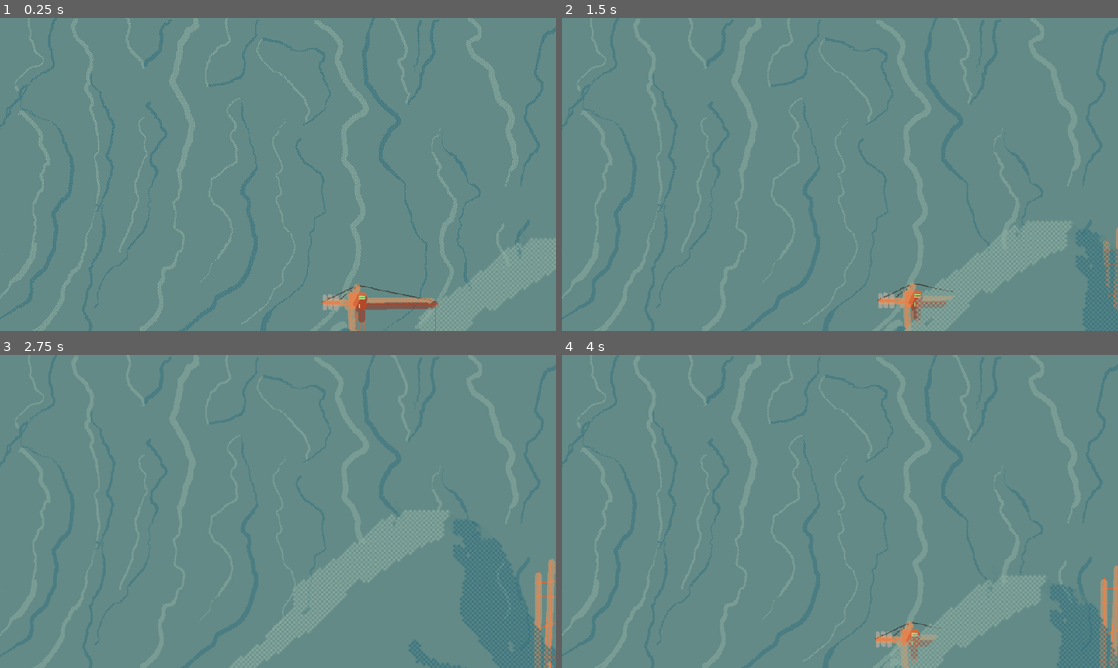
Above: before the commit, frames 1-4 (two rows, left to right).
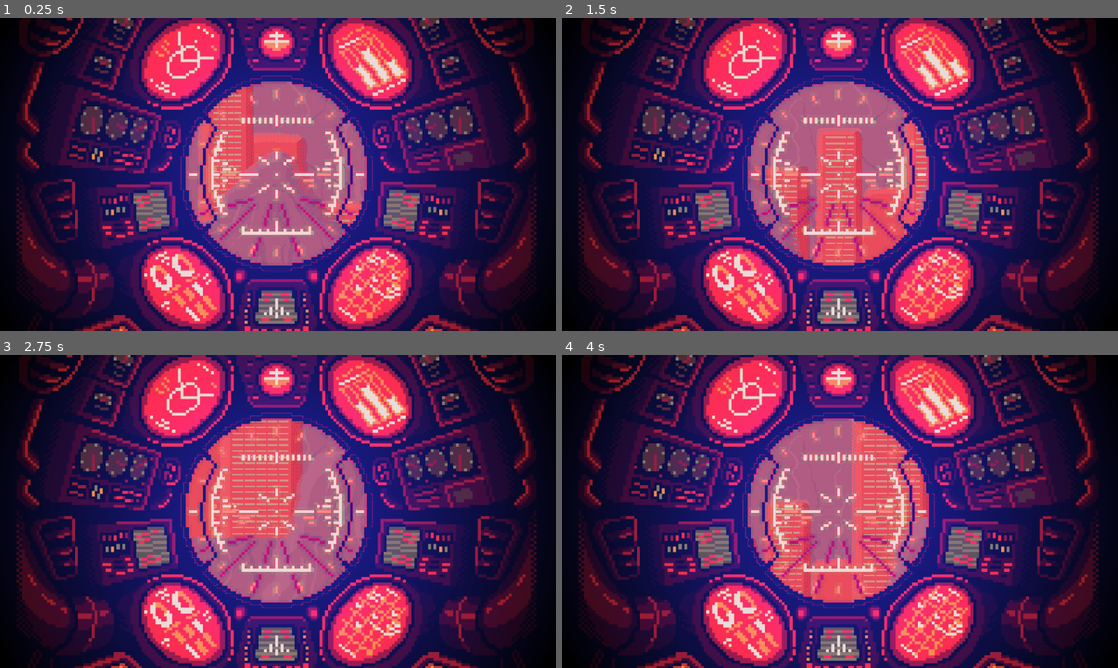
Above: after the commit, the same moments.

Repository: romainringenbach/DeepBlue
Game: Godot game, scene res://WorldEnvironment.tscn
Same seed, same stepped clock (60 frames per second), same inputs: the game is played once before the commit and once after it.
Inputs:
- Up to frame 1 (0.25 s): no input
- Up to frame 2 (1.5 s): tap Enter at 0.5 s; hold Right (ui_right) 0.53-1.28 s; hold Down (ui_down) from 1.28 s (still down)
- Up to frame 3 (2.75 s): release Down (ui_down) at 2.03 s; hold Right (ui_right) from 2.03 s (still down)
- Up to frame 4 (4 s): release Right (ui_right) at 2.78 s; hold Up (ui_up) 2.78-3.53 s; hold Left (ui_left) from 3.53 s (still down)

The runs differ from the first frame. In frame 1, 100% of the frame differs, in the area x 0-100%, y 0-100%; in frame 2, 100%; in frame 3, 100%; in frame 4, 100%.

Commit message:
add foreground for the cockpit, just for experiment

Diff:
--- a/exp-parralax-pur-2D/Polygon2D.gd
+++ b/exp-parralax-pur-2D/Polygon2D.gd
@@ -4,7 +4,7 @@
 # class member variables go here, for example:
 # var a = 2
 # var b = "textvar"
-const MOVE_SPEED = 150
+const MOVE_SPEED = 300
 
 func _ready():
 	pass
--- a/exp-parralax-pur-2D/WorldEnvironment.tscn
+++ b/exp-parralax-pur-2D/WorldEnvironment.tscn
@@ -1,16 +1,17 @@
-[gd_scene load_steps=24 format=2]
-
-[ext_resource path="res://Polygon2D.gd" type="Script" id=1]
-[ext_resource path="res://Int.gd" type="Script" id=2]
-[ext_resource path="res://Camera2D.gd" type="Script" id=3]
-[ext_resource path="res://back1.png" type="Texture" id=4]
-[ext_resource path="res://city1.png" type="Texture" id=5]
-[ext_resource path="res://city3.png" type="Texture" id=6]
-[ext_resource path="res://city4.png" type="Texture" id=7]
-[ext_resource path="res://city2.png" type="Texture" id=8]
-[ext_resource path="res://rock1.png" type="Texture" id=9]
-[ext_resource path="res://rock2.png" type="Texture" id=10]
-[ext_resource path="res://rock3.png" type="Texture" id=11]
+[gd_scene load_steps=25 format=2]
+
+[ext_resource path="res://cokpit2.png" type="Texture" id=1]
+[ext_resource path="res://Polygon2D.gd" type="Script" id=2]
+[ext_resource path="res://Int.gd" type="Script" id=3]
+[ext_resource path="res://Camera2D.gd" type="Script" id=4]
+[ext_resource path="res://back1.png" type="Texture" id=5]
+[ext_resource path="res://city1.png" type="Texture" id=6]
+[ext_resource path="res://city3.png" type="Texture" id=7]
+[ext_resource path="res://city4.png" type="Texture" id=8]
+[ext_resource path="res://city2.png" type="Texture" id=9]
+[ext_resource path="res://rock1.png" type="Texture" id=10]
+[ext_resource path="res://rock2.png" type="Texture" id=11]
+[ext_resource path="res://rock3.png" type="Texture" id=12]
 
 [sub_resource type="Environment" id=1]
 
@@ -96,20 +97,36 @@
 
 uniform vec2 size;
 uniform float r;
+uniform float r2;
 uniform bool hide;
+uniform vec4 tint;
+uniform sampler2D bg;
+uniform vec2 size_bg;
+
+varying vec2 uv_cercle;
 
 void vertex(){
-	UV = VERTEX;
+	uv_cercle = VERTEX;
 }
 
 void fragment(){
 
 	if(!hide){
-		float distance = length(size/2.0-UV);
-		if (distance < r*size.y/200.0){
-			COLOR = vec4(0,0,0,0);
+		vec4 tex_color = texture(TEXTURE,UV);
+
+
+		float distance = length(size/2.0-uv_cercle);
+		if (distance < r*size.y/100.0){
+			COLOR = vec4(max(tint.r,tex_color.r),max(tint.g,tex_color.g),max(tint.b,tex_color.b),max(tint.a,tex_color.a));
+		} else if (distance < r2*size.y/100.0) {
+			vec4 tmp_color = tint * (1.0-(distance - r*size.y/100.0)/(r2*size.y/100.0 - r*size.y/100.0)) ;
+
+			vec4 tmp_color_2 = vec4(max(tmp_color[0],tex_color.r),max(tmp_color[1],tex_color.g),max(tmp_color[2],tex_color.b),1.0);
+
+			COLOR = tmp_color_2;
+
 		} else {
-			COLOR = vec4(1,1,1,1);
+			COLOR = tex_color;
 		}
 	} else {
 		COLOR = vec4(0,0,0,0);
@@ -119,32 +136,37 @@
 
 }
 "
+_sections_unfolded = [ "Resource" ]
 
 [sub_resource type="ShaderMaterial" id=3]
 
 render_priority = 0
 shader = SubResource( 2 )
-shader_param/size = Vector2( 1030, 600 )
-shader_param/r = 40.0
-shader_param/hide = true
-_sections_unfolded = [ "shader_param" ]
+shader_param/size = Vector2( 960, 540 )
+shader_param/r = 30.0
+shader_param/r2 = 100.0
+shader_param/hide = false
+shader_param/tint = Plane( 0.1, 0.1, 0.5, 0.5 )
+shader_param/size_bg = Vector2( 960, 540 )
+shader_param/bg = ExtResource( 1 )
+_sections_unfolded = [ "Resource", "shader_param" ]
 
 [sub_resource type="World" id=4]
 
 
+[sub_resource type="SpriteFrames" id=5]
+
+animations = [ {
+"frames": [ ExtResource( 5 ) ],
+"loop": true,
+"name": "default",
+"speed": 5.0
+} ]
+
 [sub_resource type="SpriteFrames" id=6]
 
 animations = [ {
-"frames": [ ExtResource( 4 ) ],
-"loop": true,
-"name": "default",
-"speed": 5.0
-} ]
-
-[sub_resource type="SpriteFrames" id=5]
-
-animations = [ {
-"frames": [ ExtResource( 5 ) ],
+"frames": [ ExtResource( 6 ) ],
 "loop": true,
 "name": "default",
 "speed": 5.0
@@ -213,20 +235,20 @@
 
 material = SubResource( 3 )
 z_as_relative = false
-polygon = PoolVector2Array( 0, 0, 0, 540, 960, 540, 960, 0 )
+polygon = PoolVector2Array( 0, 0, 960, 0, 960, 540, 0, 540 )
 uv = PoolVector2Array(  )
 color = Color( 1, 1, 1, 1 )
 vertex_colors = PoolColorArray(  )
 offset = Vector2( 0, 0 )
 antialiased = false
-texture = null
+texture = ExtResource( 1 )
 texture_offset = Vector2( 0, 0 )
 texture_scale = Vector2( 1, 1 )
 texture_rotation_degrees = 0.0
 invert_enable = false
 invert_border = 100.0
-script = ExtResource( 1 )
-_sections_unfolded = [ "Material", "Transform", "Visibility", "Z Index", "material", "polygon" ]
+script = ExtResource( 2 )
+_sections_unfolded = [ "Material", "Texture", "Transform", "Visibility", "Z Index", "material", "polygon" ]
 
 [node name="ViewportContainer" type="ViewportContainer" parent="Polygon2D" index="0"]
 
@@ -274,7 +296,6 @@
 
 [node name="Int" type="Polygon2D" parent="Polygon2D/ViewportContainer/Viewport" index="0"]
 
-visible = false
 polygon = PoolVector2Array( 0, 0, 0, 540, 960, 540, 960, 0 )
 uv = PoolVector2Array(  )
 color = Color( 1, 1, 1, 1 )
@@ -344,13 +365,12 @@
 [node name="AnimatedSprite" type="AnimatedSprite" parent="Polygon2D/ViewportContainer/Viewport/ParallaxBackground/back1" index="0"]
 
 position = Vector2( 480, 270 )
-frames = SubResource( 6 )
+frames = SubResource( 5 )
 animation = "default"
 _sections_unfolded = [ "Transform" ]
 
 [node name="city1" type="ParallaxLayer" parent="Polygon2D/ViewportContainer/Viewport/ParallaxBackground" index="1"]
 
-visible = false
 z_index = -1
 motion_scale = Vector2( 1, 1 )
 motion_offset = Vector2( 0, 0 )
@@ -360,13 +380,12 @@
 [node name="AnimatedSprite" type="AnimatedSprite" parent="Polygon2D/ViewportContainer/Viewport/ParallaxBackground/city1" index="0"]
 
 position = Vector2( 480, 270 )
-frames = SubResource( 5 )
+frames = SubResource( 6 )
 animation = "default"
 _sections_unfolded = [ "Transform" ]
 
 [node name="city3" type="ParallaxLayer" parent="Polygon2D/ViewportContainer/Viewport/ParallaxBackground" index="2"]
 
-visible = false
 z_index = -3
 motion_scale = Vector2( 1, 1 )
 motion_offset = Vector2( 0, 0 )
@@ -397,7 +416,6 @@
 
 [node name="city2" type="ParallaxLayer" parent="Polygon2D/ViewportContainer/Viewport/ParallaxBackground" index="4"]
 
-visible = false
 z_index = -2
 motion_scale = Vector2( 1, 1 )
 motion_offset = Vector2( 0, 0 )
@@ -413,8 +431,6 @@
 
 [node name="rock1" type="ParallaxLayer" parent="Polygon2D/ViewportContainer/Viewport/ParallaxBackground" index="5"]
 
-position = Vector2( -960, -540 )
-scale = Vector2( 4, 4 )
 z_index = -1
 motion_scale = Vector2( 1, 1 )
 motion_offset = Vector2( 0, 0 )
@@ -430,8 +446,6 @@
 
 [node name="rock2" type="ParallaxLayer" parent="Polygon2D/ViewportContainer/Viewport/ParallaxBackground" index="6"]
 
-position = Vector2( 672, 378 )
-scale = Vector2( 1.4, 1.4 )
 z_index = -2
 motion_scale = Vector2( 0.5, 0.5 )
 motion_offset = Vector2( 0, 0 )
Not shown: 8 places in exp-parralax-pur-2D/WorldEnvironment.tscn that only renumber resources
Binary file added: exp-parralax-pur-2D/cokpit.jpg
Not shown, added: exp-parralax-pur-2D/cokpit.jpg.import
Binary file added: exp-parralax-pur-2D/cokpit2.jpg
Not shown, added: exp-parralax-pur-2D/cokpit2.jpg.import
Binary file added: exp-parralax-pur-2D/cokpit2.png
Not shown, added: exp-parralax-pur-2D/cokpit2.png.import
